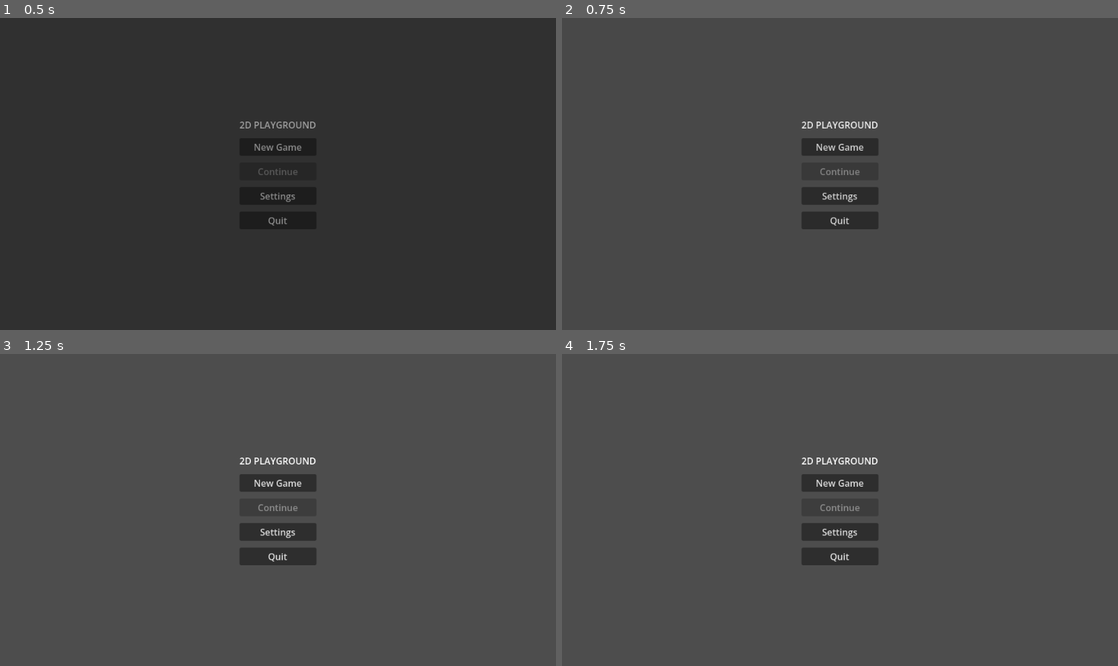
Above: before the commit, frames 1-4 (two rows, left to right).
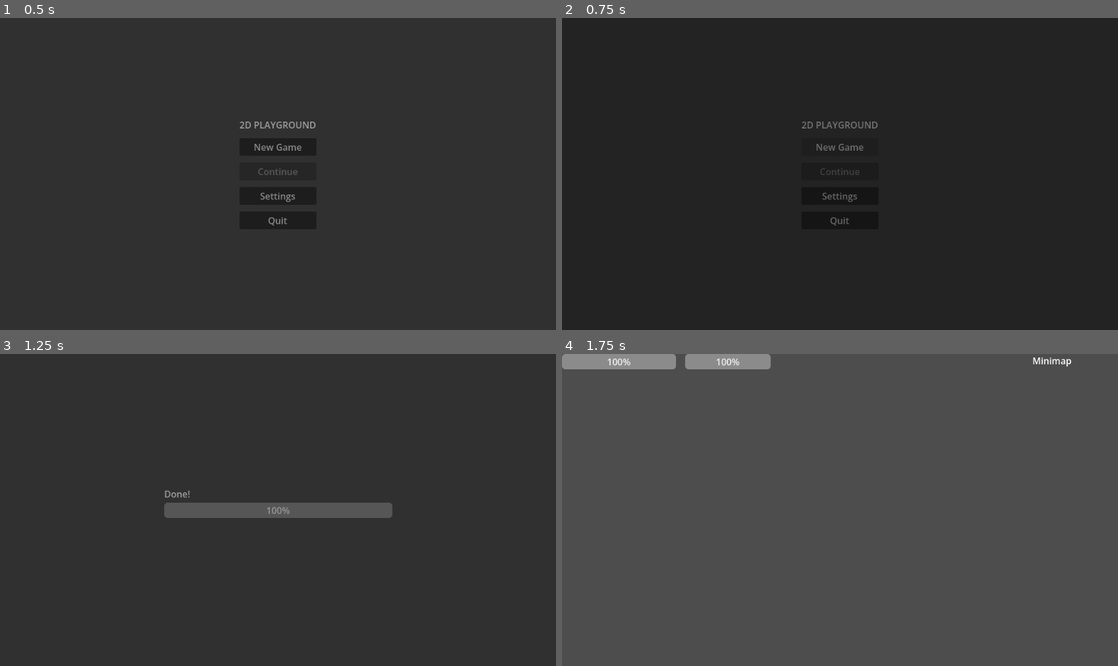
Above: after the commit, the same moments.

Repository: MishanjaGames/claude-godot-2
Game: Godot game, scene res://scenes/screens/MainMenu.tscn
Same seed, same stepped clock (60 frames per second), same inputs: the game is played once before the commit and once after it.
Inputs (mouse positions are in pixels of both pictures, inside the frame that each line leads up to):
- Up to frame 1 (0.5 s): no input
- Up to frame 2 (0.75 s): click "New Game" at 0.5 s
- Up to frame 3 (1.25 s): no input
- Up to frame 4 (1.75 s): click (840, 481) at 1.25 s, where only the run before the commit has a clickable "New Game"

Frame 1 is identical in both runs. In frame 2, 98% of the frame differs, in the area x 0-100%, y 0-100%; in frame 3, 96%; in frame 4, 4.3%.

Commit message:
fixes 1/???

Diff:
--- a/autoloads/GameManager.gd
+++ b/autoloads/GameManager.gd
@@ -3,6 +3,7 @@
 extends Node
 
 const SAVE_PATH: String = "user://save.json"
+const LOADING_SCREEN: String = "res://scenes/screens/LoadingScreen.tscn"
 
 var current_scene_path: String = ""
 var next_scene_path: String = ""
@@ -14,6 +15,7 @@
 func change_scene_to(path: String) -> void:
 	next_scene_path = path
 	EventBus.scene_change_requested.emit(path)
+	get_tree().change_scene_to_file(LOADING_SCREEN)
 
 ## Called by LoadingScreen when loading is complete.
 func on_scene_loaded(path: String) -> void:
--- a/project.godot
+++ b/project.godot
@@ -17,8 +17,8 @@
 
 [autoload]
 
+GameManager="*uid://b46trl3cuj1gq"
 EventBus="*uid://dbmy5q4i6e4gd"
-GameManager="*uid://b46trl3cuj1gq"
 InventoryManager="*uid://1b32dh27r24g"
 
 [display]
--- a/scenes/screens/MainMenu.gd
+++ b/scenes/screens/MainMenu.gd
@@ -22,8 +22,10 @@
 	fade_overlay.modulate.a = 1.0
 	var tween = create_tween()
 	tween.tween_property(fade_overlay, "modulate:a", 0.0, 0.8)
+	tween.tween_callback(func(): fade_overlay.mouse_filter = Control.MOUSE_FILTER_IGNORE)
 
 func fade_out_then(callable: Callable) -> void:
+	fade_overlay.mouse_filter = Control.MOUSE_FILTER_STOP
 	var tween = create_tween()
 	tween.tween_property(fade_overlay, "modulate:a", 1.0, 0.5)
 	tween.tween_callback(callable)
--- a/scenes/screens/MainMenu.tscn
+++ b/scenes/screens/MainMenu.tscn
@@ -4,6 +4,16 @@
 
 [node name="MainMenu" type="CanvasLayer" unique_id=1597620711]
 script = ExtResource("1_d0hcd")
+
+[node name="ParallaxBackground" type="ParallaxBackground" parent="." unique_id=296283999]
+
+[node name="ParallaxLayer" type="ParallaxLayer" parent="ParallaxBackground" unique_id=16049401]
+motion_scale = Vector2(0.5, 0.5)
+
+[node name="TextureRect" type="TextureRect" parent="ParallaxBackground/ParallaxLayer" unique_id=1755541220]
+offset_right = 40.0
+offset_bottom = 40.0
+stretch_mode = 6
 
 [node name="CenterContainer" type="CenterContainer" parent="." unique_id=1908716051]
 anchors_preset = 15
@@ -36,16 +46,6 @@
 layout_mode = 2
 text = "Quit"
 
-[node name="ParallaxBackground" type="ParallaxBackground" parent="." unique_id=296283999]
-
-[node name="ParallaxLayer" type="ParallaxLayer" parent="ParallaxBackground" unique_id=16049401]
-motion_scale = Vector2(0.5, 0.5)
-
-[node name="TextureRect" type="TextureRect" parent="ParallaxBackground/ParallaxLayer" unique_id=1755541220]
-offset_right = 40.0
-offset_bottom = 40.0
-stretch_mode = 6
-
 [node name="FadeOverlay" type="ColorRect" parent="." unique_id=588362502]
 modulate = Color(1, 1, 1, 0.003921569)
 anchors_preset = 15
@@ -53,6 +53,7 @@
 anchor_bottom = 1.0
 grow_horizontal = 2
 grow_vertical = 2
+mouse_filter = 2
 color = Color(0, 0, 0, 1)
 
 [connection signal="pressed" from="CenterContainer/VBoxContainer/BtnNewGame" to="." method="_on_btn_new_game_pressed"]
